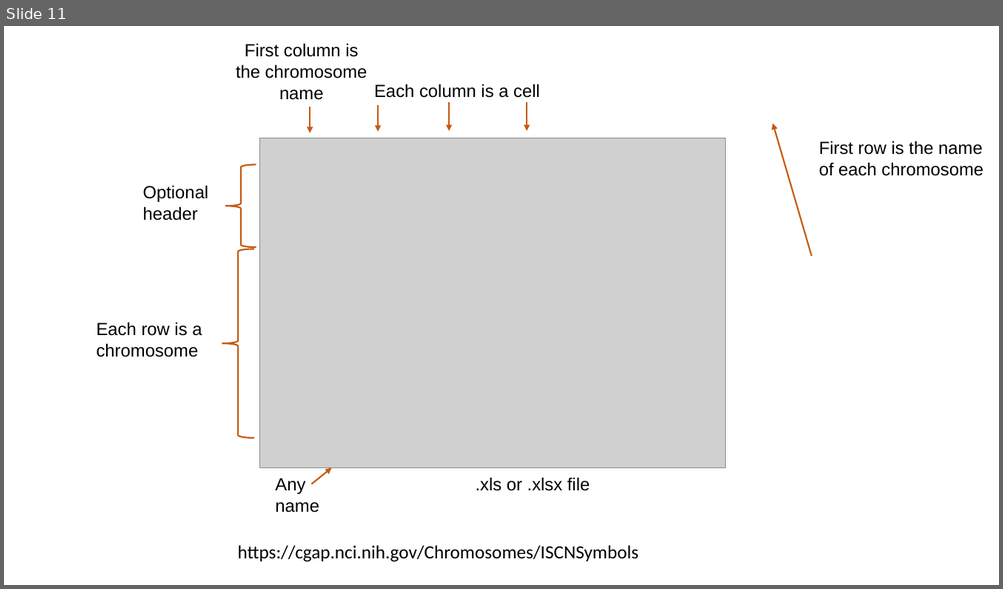
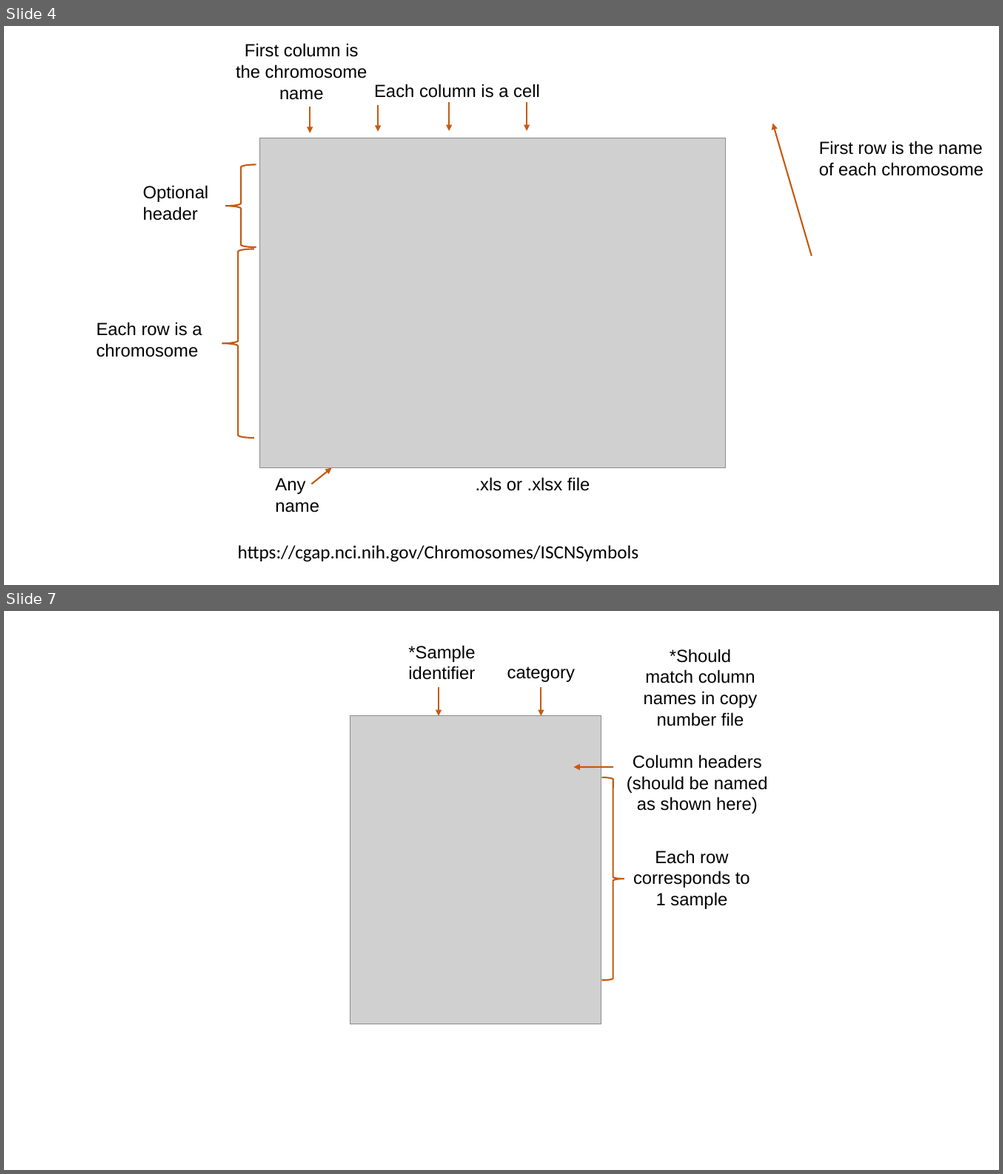
Before and after one commit to dpique/aneuVis, a slide deck: manuscript/aneuvis_figures.pptx. Shown one above the other, each under a label of ours: slide 11 before the commit, slides 4 and 7 after it; the slides between them are not shown. The pictures are 1003x589 and 1003x1174 pixels, drawn with LibreOffice and Linux fonts; fonts in the diff are those of the drawing; grey boxes stand for pictures. Boxes give left, top, right and bottom in pixels: in the first picture for what was removed or moved away, otherwise in the second. Text is boxed around its words. In the diff, an @@ line names an element or a change of style, - is before the commit and + after.

```diff
--- a/manuscript/aneuvis_figures.pptx
+++ b/manuscript/aneuvis_figures.pptx
@@ slide 7 added at (4, 611, 999, 1170), background #FFFFFF @@
@@ text added at (408, 645, 475, 680), 17 pt, text #000000 @@
+*Sample identifier
@@ text added at (643, 649, 757, 726), 17 pt, text #000000 @@
+*Should match column names in copy number file
@@ text added at (507, 667, 575, 682), 17 pt, text #000000 @@
+category
@@ arrow added from (438, 688) to (438, 716), #C55A11 1.5 pt @@
@@ arrow added from (541, 688) to (541, 716), #C55A11 1.5 pt @@
@@ picture added at (350, 716, 601, 1025) @@
@@ text added at (626, 755, 768, 814), 17 pt, text #000000 @@
+Column headers (should be named as shown here)
@@ arrow added from (614, 767) to (573, 767), #C55A11 1.5 pt @@
@@ right brace added at (602, 777, 624, 980), outline #C55A11 1.5 pt @@
@@ text added at (633, 850, 750, 909), 17 pt, text #000000 @@
+Each row corresponds to 1 sample
@@ what was slide 11 is now slide 4 @@
```
Also in this commit, not shown: 2 slides changed, 1 other slide added, 13 other files.
